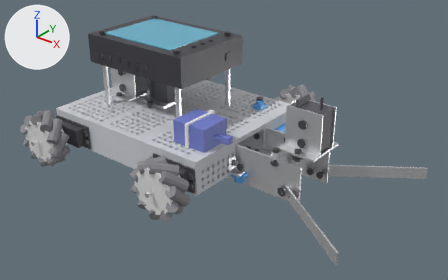
Before and after pictures for a commit that changed the glTF model docs/manual/robot_a.glb.
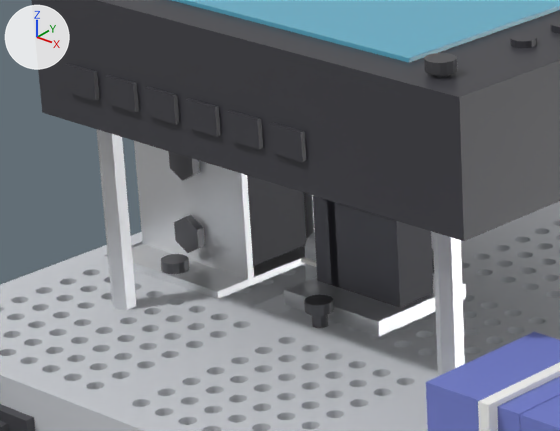
The first picture shows the older version from a camera (50 mm lens) standing at (459.0, -487.0, 331.0) and looking at (81.0, -14.0, 38.0). The close-ups show the older and then the newer version on the part from 18% to 45% of the width and 13% to 47% of the height of that picture. Only the edits that show in the close-ups are written down. The axes (+X, +Y, +Z) are drawn at upper left. The lights are the same throughout. Vertices at exactly the same position are counted once.

In view in the first close-up: '01.1|Printed chassis (print 1)', '05.1|Nut 8-32 Keps (black)', '05.1|Nut 8-32 Keps (black).001', '05.1|Servo', '05.1|Servo Bracket', '05.1|Servo Bracket.001', '05.4|Screw 8-32 x 1/4" (black)', '05.5|Micro Servo', '05.5|Micro Servo Mount', '05.7|Screw 8-32 x 1/4" (black)', '05.7|Screw 8-32 x 1/4" (black) (shank)', '07.1|Standoff 8-32 x 2"', '07.2|Standoff 8-32 x 1"', '07.2|Standoff 8-32 x 1".001', '07.3|Wombat', '07.3|Wombat (screen)', '07.4|Wombat Battery' and 7 more.
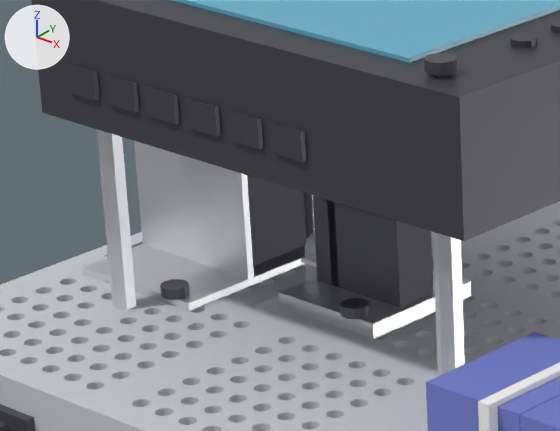
The change in detail:
me_cylinder_142 is used by ob_05_1_nut_8_32_keps__black; location (0.0, 0.0, 0.0).
me_cylinder_142 had 12 vertices, 20 faces and spanned x -80.35..-71.65, y -15.4..-12.2, z 55.98..66.02.
me_cylinder_142 now has 12 vertices, 20 faces and spans x -82.43..-79.23, y -10.1..-0.05, z 47.15..55.85.
me_cylinder_142 part 1: the whole mesh is multiplied about its middle by the matrix ((0.0, -1.0, 0.0), (0.0, 0.0, -1.0), (1.0, 0.0, 0.0)), then moved by (-4.83, 8.73, -9.5).
me_cylinder_145 is used by ob_05_1_nut_8_32_keps__black__001; location (0.0, 0.0, 0.0).
me_cylinder_145 had 12 vertices, 20 faces and spanned x -80.35..-71.65, y -15.4..-12.2, z 75.98..86.02.
me_cylinder_145 now has 12 vertices, 20 faces and spans x -82.43..-79.23, y 0.05..10.1, z 94.75..103.45.
me_cylinder_145 part 2: the whole mesh is multiplied about its middle by the matrix ((0.0, -1.0, 0.0), (0.0, 0.0, -1.0), (1.0, 0.0, 0.0)), then moved by (-4.83, 18.88, 18.1).
me_cube_008 is used by ob_05_1_servo_bracket; location (0.0, 0.0, 0.0).
me_cube_008 had 8 vertices, 12 faces and spanned x -96.0..-56.0, y -24.0..24.0, z 51.0..53.0.
me_cube_008 now has 8 vertices, 12 faces and spans x -96.0..-56.0, y -34.0..34.0, z 51.0..53.0.
me_cube_008 part 3: the whole mesh is scaled about its middle by (1, 1.42, 1).
me_cube_011 is used by ob_05_5_micro_servo_mount; location (0.0, 0.0, 0.0).
me_cube_011 had 8 vertices, 12 faces and spanned x -40.0..-7.0, y -16.0..16.0, z 51.0..55.0.
me_cube_011 now has 8 vertices, 12 faces and spans x -40.0..-7.0, y -18.0..18.0, z 51.0..55.0.
me_cube_011 part 4: the whole mesh is scaled about its middle by (1, 1.12, 1).
Mesh me_cylinder_167_1 is new.
It is a 14-sided cylinder along z spanning x -18.6..-11.4, y -19.51..-12.49, z 55.0..57.8.
It uses material mat_screw (dark grey #616165).
Mesh me_cylinder_157_1 is new.
It is a 14-sided cylinder along z spanning x -66.6..-59.4, y -35.51..-28.49, z 53.0..55.8.
It uses material mat_screw (dark grey #616165).
Object '05.4|Screw 8-32 x 1/4" (black)' (ob_05_4_screw_8_32_x_1_4___black) is deleted.
Object '05.7|Screw 8-32 x 1/4" (black)' (ob_05_7_screw_8_32_x_1_4___black) is deleted.
Object '05.7|Screw 8-32 x 1/4" (black) (shank)' (ob_05_7_screw_8_32_x_1_4___black___shank) is deleted.
Object '05.7|Screw 8-32 x 1/2" (black).001' (ob_05_7_screw_8_32_x_1_2___black__001) is new; it shows me_cylinder_167_1.
Its location is (0.0, 0.0, 0.0).
Object '05.4|Screw 8-32 x 1/2" (black).001' (ob_05_4_screw_8_32_x_1_2___black__001) is new; it shows me_cylinder_157_1.
Its location is (0.0, 0.0, 0.0).

Changed parts and their boxes [x1, y1, x2, y2] in the close-ups (560 x 431 px):
'05.1|Servo Bracket', rescaled (28% wider, 21% taller): before [132, 244, 305, 299]; after [83, 244, 305, 311]
'05.5|Micro Servo Mount', rescaled (6% wider, 9% taller): before [284, 273, 466, 336]; after [278, 270, 471, 339]
'05.1|Nut 8-32 Keps (black)', reshaped (not visible afterwards): before [174, 215, 205, 253]
'05.1|Nut 8-32 Keps (black).001', reshaped (not visible afterwards): before [168, 151, 199, 181]
'05.7|Screw 8-32 x 1/4" (black)', deleted: before [304, 295, 334, 316]
'05.7|Screw 8-32 x 1/2" (black).001', added: after [340, 298, 370, 319]
'05.4|Screw 8-32 x 1/2" (black).001', added: after [160, 279, 190, 300]
'05.4|Screw 8-32 x 1/4" (black)', deleted: before [161, 254, 189, 274]
'05.7|Screw 8-32 x 1/4" (black) (shank)', deleted (mostly hidden): before [311, 315, 328, 328]
